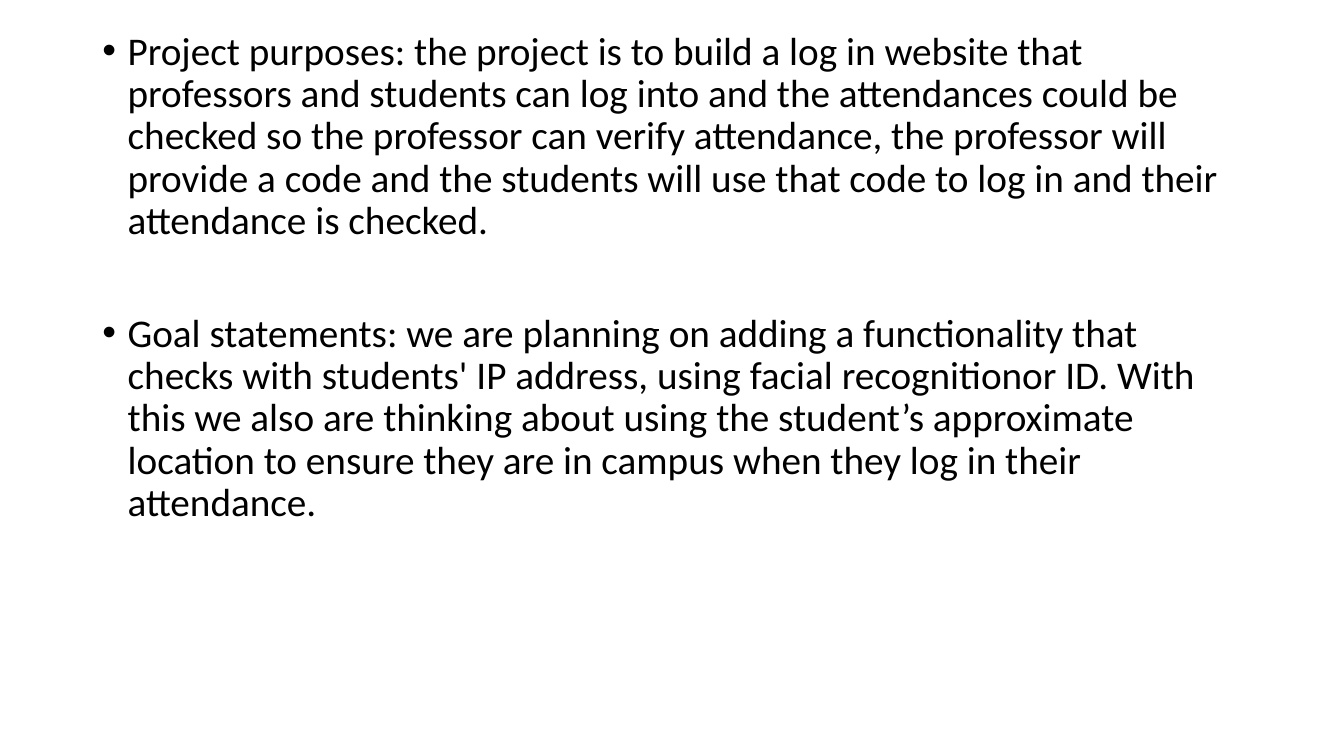
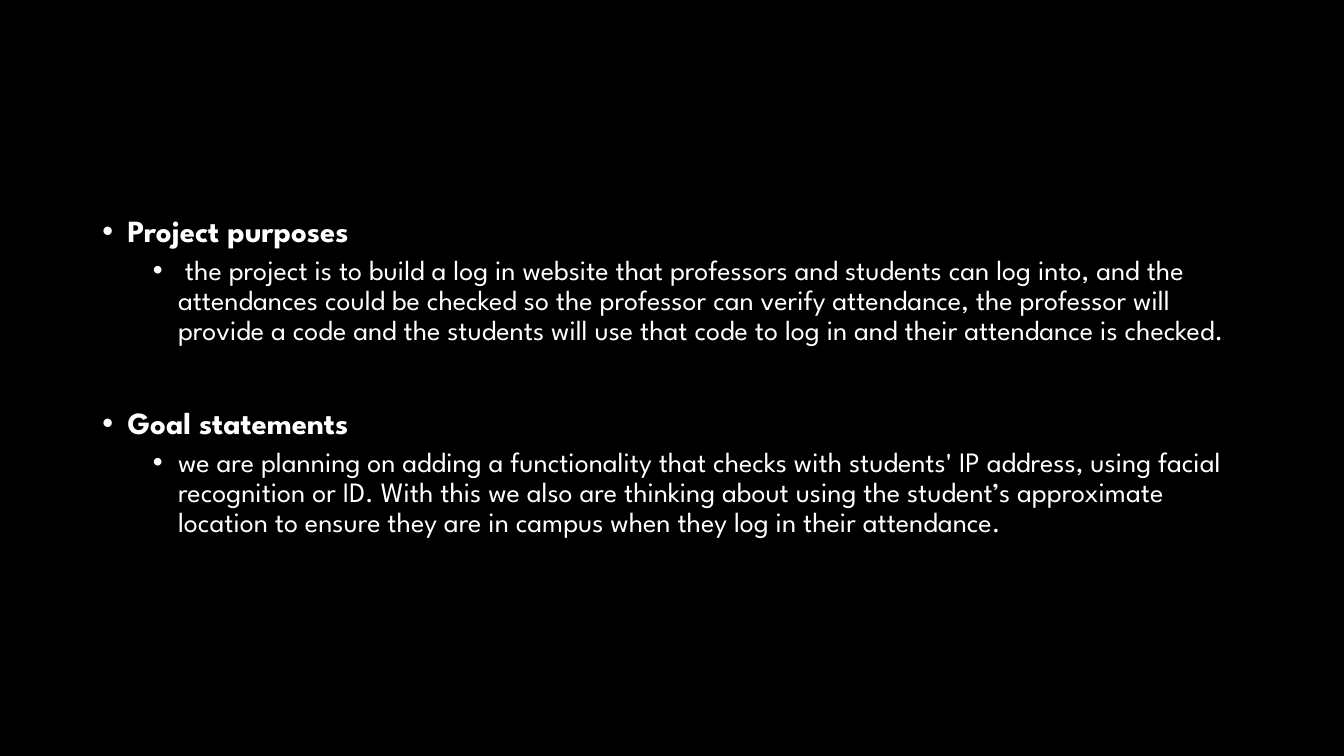
Before and after one commit to HaoranWang11/CS-Senior-DSGN-1, a slide deck: slide 2 of loglock.pptx. Drawn at 1344x756 pixels with LibreOffice and Linux fonts; fonts in the diff are those of the drawing; background and template pictures are left out. Boxes give left, top, right and bottom in pixels: in the first picture for what was removed or moved away, otherwise in the second. Text is boxed around its words. In the diff, an @@ line names an element or a change of style, - is before the commit and + after.

```diff
--- a/loglock.pptx
+++ b/loglock.pptx
@@ background #FFFFFF to #000000 @@
@@ text at [128, 221, 1224, 538]: text changed; size 28 to 20 pt; font Calibri to League Spartan; text colour #000000 to #FFFFFF @@
-• Project purposes: the project is to build a log in website that professors and students can log into and the attendances could be checked so the professor can verify attendance, the professor will provide a code and the students will use that code to log in and their attendance is checked.
-• Goal statements: we are planning on adding a functionality that checks with students' IP address, using facial recognitionor ID. With this we also are thinking about using the student’s approximate location to ensure they are in campus when they log in their attendance.
+• Project purposes
+  • the project is to build a log in website that professors and students can log into, and the attendances could be checked so the professor can verify attendance, the professor will provide a code and the students will use that code to log in and their attendance is checked.
+• Goal statements
+  • we are planning on adding a functionality that checks with students' IP address, using facial recognition or ID. With this we also are thinking about using the student’s approximate location to ensure they are in campus when they log in their attendance.
```
Also in this commit, not shown: 8 other slides changed, 1 slide added, 1 slide removed.
